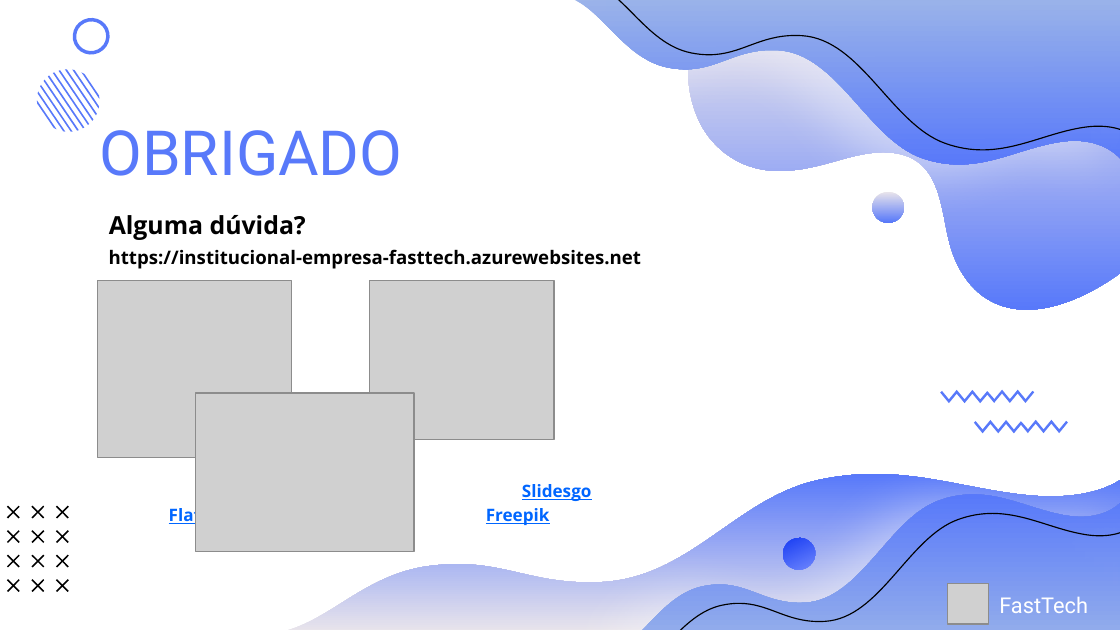
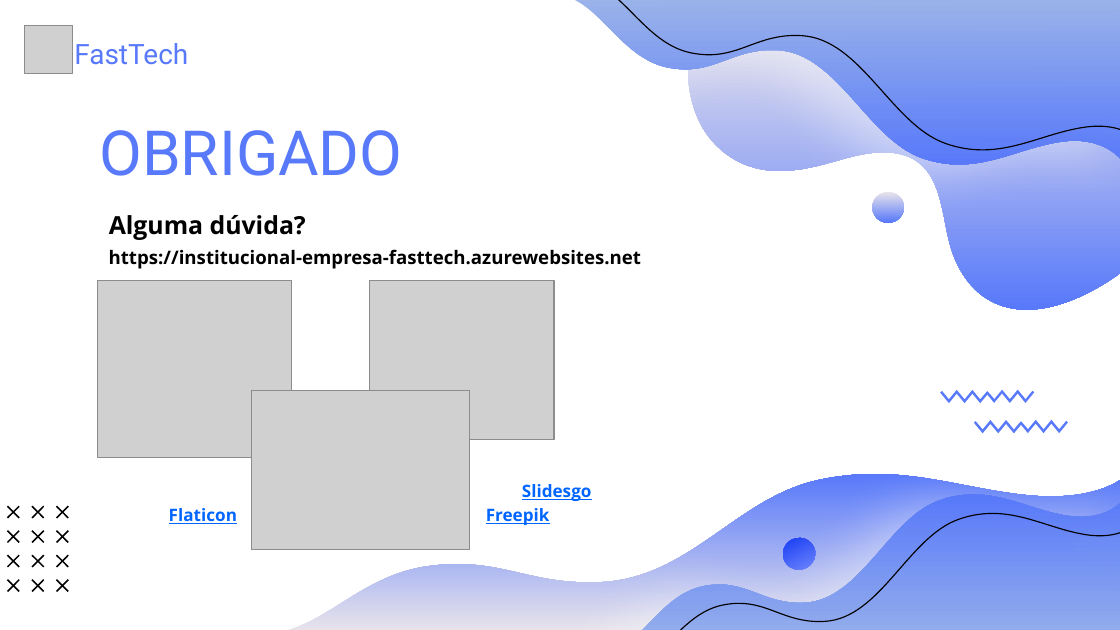
Before and after one commit to Grupo-1-adsa/Grupo-1-adsa, a slide deck: slide 12 of Documentação/PPT/Sprint 3 - Apresentação.pptx. Drawn at 1120x630 pixels with LibreOffice and Linux fonts; fonts in the diff are those of the drawing; grey boxes stand for pictures. Boxes give left, top, right and bottom in pixels: in the first picture for what was removed or moved away, otherwise in the second. Text is boxed around its words. In the diff, an @@ line names an element or a change of style, - is before the commit and + after.

```diff
--- a/Documentação/PPT/Sprint 3 - Apresentação.pptx
+++ b/Documentação/PPT/Sprint 3 - Apresentação.pptx
@@ rectangle added at box(9, 15, 171, 157), fill #FFFFFF @@
@@ picture: place and size @@
-picture at box(948, 584, 989, 625)
+picture at box(25, 26, 72, 73)
@@ text "FastTech": place and size @@
-text "FastTech" at box(999, 597, 1088, 613)
+text "FastTech" at box(74, 43, 188, 65)
@@ text "FastTech" at box(74, 43, 188, 65): size 14 to 18 pt, text colour #FFFFFF to #5879FA @@
@@ group removed at box(29, 68, 108, 133): 10 freeform shapes @@
@@ picture: place and size @@
-picture at box(196, 393, 414, 552)
+picture at box(251, 391, 469, 550)
@@ text removed at box(159, 536, 411, 557) @@
-Please keep this slide for attribution
```
Also in this commit, not shown: 8 other slides changed, 1 slide added, 1 slide removed.
